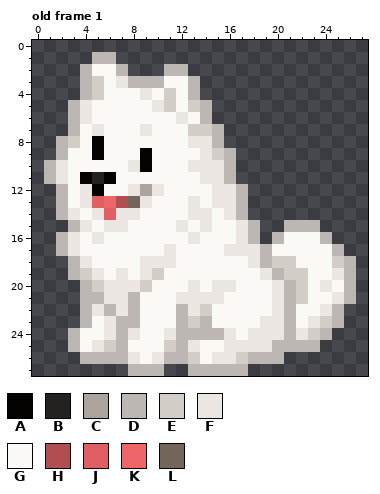
Pixel-art file: src/assets/images/samoyed.aseprite. The picture above was drawn from the file before the commit.
28x28 pixels, 1 frame. Colours within 5 levels of each other are drawn and written as one. Shown: old frame 1. The commit also changed other frames, which this record leaves out.
Palette (. is transparent): A #040302  B #242221  C #aba39c  D #bdb7b3  E #d3cdc7  F #ebe6e2  G #fbf9f6  H #b14e52  J #e15e63  K #ef666a  L #74655b
Pixels before, old frame 1, first column x 1:
 1 ....DD....................
 2 ...DGGD...DD..............
 3 ...DEGFDDDGGD.............
 4 ...DEGGGFGEGD.............
 5 ..DFGGGGGFEGED............
 6 ..DFGGGGGGGFGD............
 7 ..DGFGGGFGGGEED...........
 8 .DEGAGGGGGGGFFD...........
 9 .DGGAGGGAGGGGFED..........
10 DFGGGGGFAGGGFFFD..........
11 DFGABAGGGGGGGFFD..........
12 .DGFAGGFCFGGGGFFD.........
13 .DGFJKHLFGGGFGFFD.........
14 .DFGFJFFGGGGFFGFD.........
15 ..DFGFFGGGGFGFGGFD..DDD...
16 .DFGFGGGGGGGFGGGFD.DGGGD..
17 .DFGGGGGGGFGGGGFFFDGGGGGD.
18 ..DFGGGGFFFGGGGGGFDEEGGGED
19 ..DEFGFGFEGGGGGGGGFDEEGGFD
20 ...DEFFFEGGGFGFFGGGFDEGFGD
21 ...DDFFDGGGFFFFGGGGFDEGGFD
22 ...DFDFDGGGDFEGGGGGFDGGFD.
23 ...DGFDDGGGDEDGGGGFFDGFED.
24 ..DGGFDFGGFDDDDFGFFFDFED..
25 ..DGFEDGGGEDFGGFFFFDDDD...
26 ...DDDDFGFDDEGFFEDDD......
27 .......DDD..DDDDD.........
After:
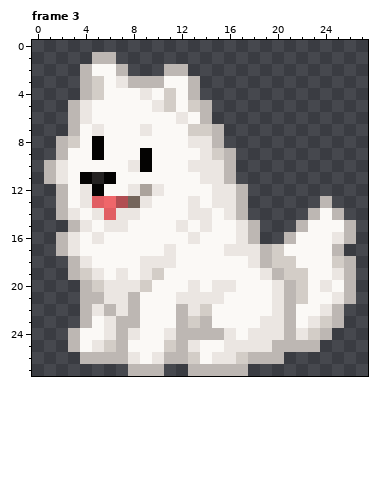
A new or re-ordered frame is compared with the old frame closest to it.
Edits made:
frames 1 -> 3
Changed rows in their new state; - is an unchanged pixel.
Frame 3 is new; against old frame 1:
first column x 20:
13 ----D--
14 ---DGD-
15 -.-GGGD
16 .D--GFD
17 E------
